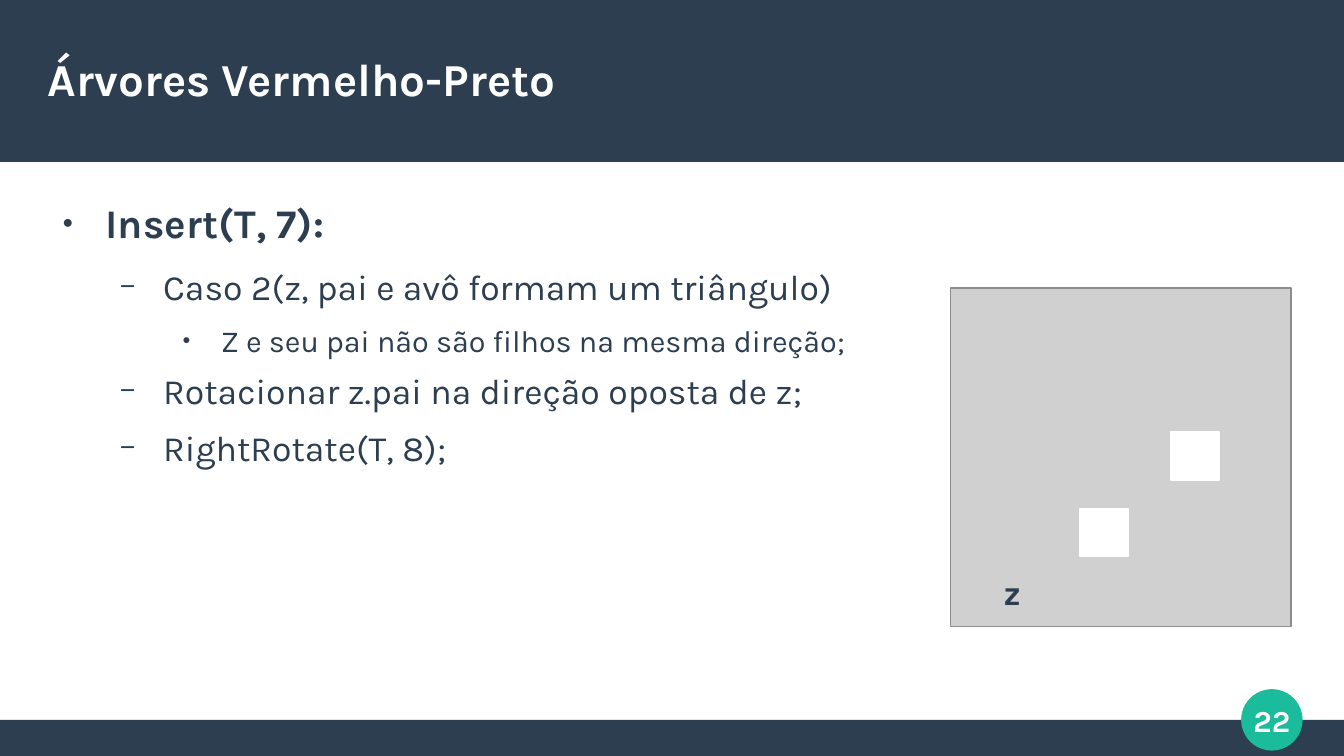
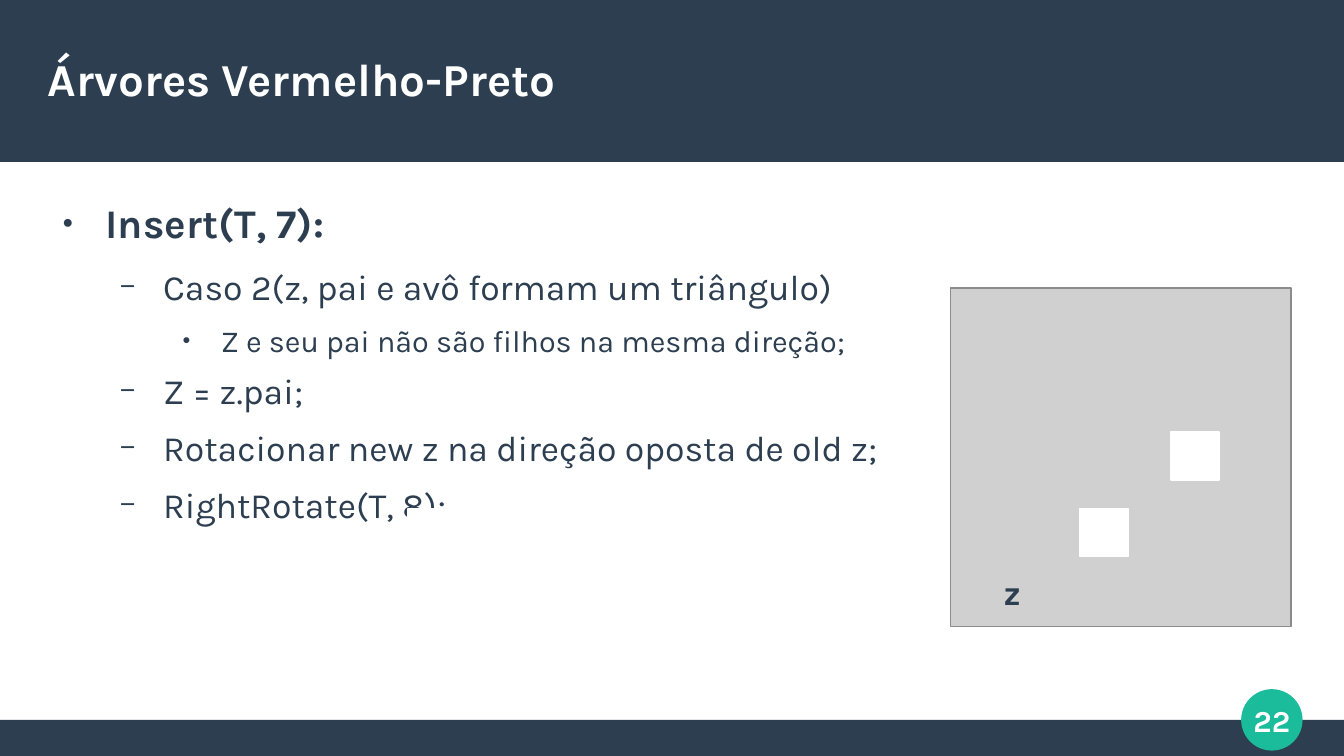
Before and after one commit to italoportinho/trabalho-eda2023-2, a slide deck: slide 22 of slides/apresentacao.odp. Drawn at 1344x756 pixels with LibreOffice and Linux fonts; fonts in the diff are those of the drawing; grey boxes stand for pictures. Boxes give left, top, right and bottom in pixels: in the first picture for what was removed or moved away, otherwise in the second. Text is boxed around its words. In the diff, an @@ line names an element or a change of style, - is before the commit and + after.

```diff
--- a/slides/apresentacao.odp
+++ b/slides/apresentacao.odp
@@ text at [163,379,877,470]: text changed @@
-  − Rotacionar z.pai na direção oposta de z;
+  − Z = z.pai;
+  − Rotacionar new z na direção oposta de old z;
```
Also in this commit, not shown: 4 other slides changed, 4 slides added.
